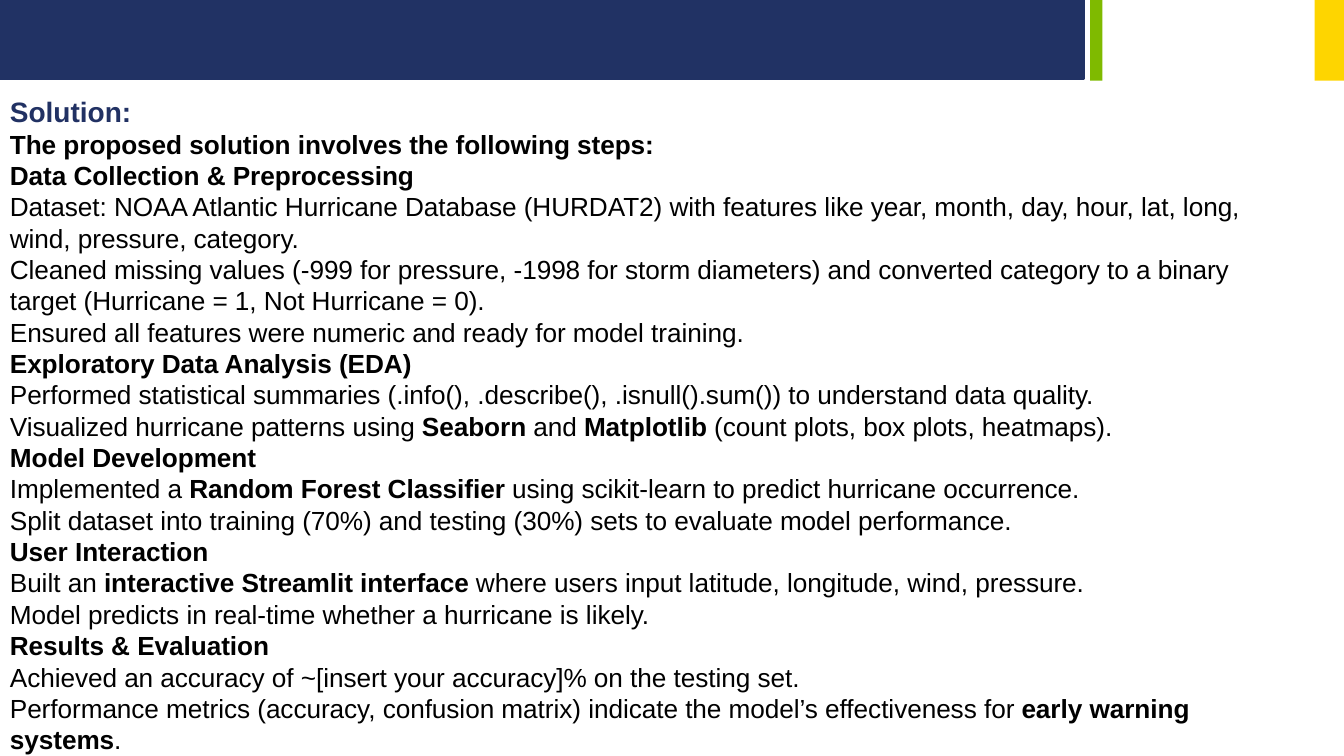
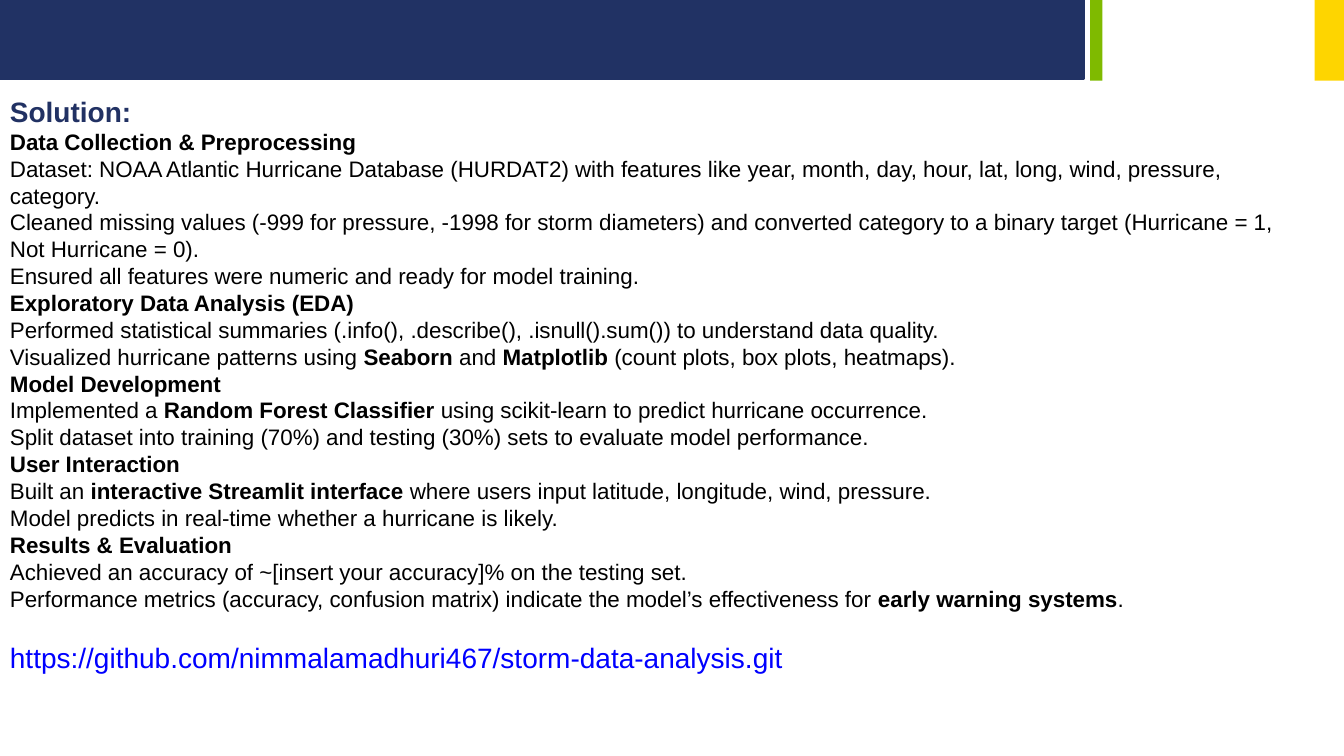
Before and after one commit to nimmalamadhuri467/storm-data-analysis, a slide deck: slide 6 of PPT-Hurricane Prediction System.pptx. Drawn at 1344x756 pixels with LibreOffice and Linux fonts; fonts in the diff are those of the drawing; background and template pictures are left out. Boxes give left, top, right and bottom in pixels: in the first picture for what was removed or moved away, otherwise in the second. Text is boxed around its words. In the diff, an @@ line names an element or a change of style, - is before the commit and + after.

Commit message:
update

```diff
--- a/PPT-Hurricane Prediction System.pptx
+++ b/PPT-Hurricane Prediction System.pptx
@@ text at (x1=10, y1=135, x2=654, y2=159): paragraph removed @@
-The proposed solution involves the following steps:
@@ text at (x1=10, y1=133, x2=1273, y2=612): size 18.7 to 16 pt @@
@@ text added at (x1=10, y1=647, x2=782, y2=673), 20 pt, text #0000FF @@
+https://github.com/nimmalamadhuri467/storm-data-analysis.git
```
